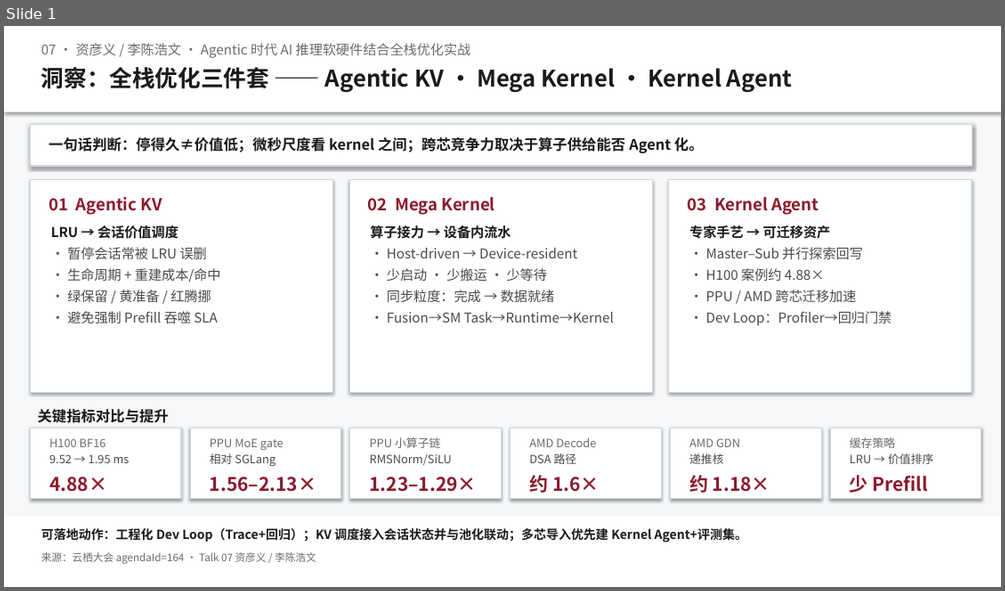
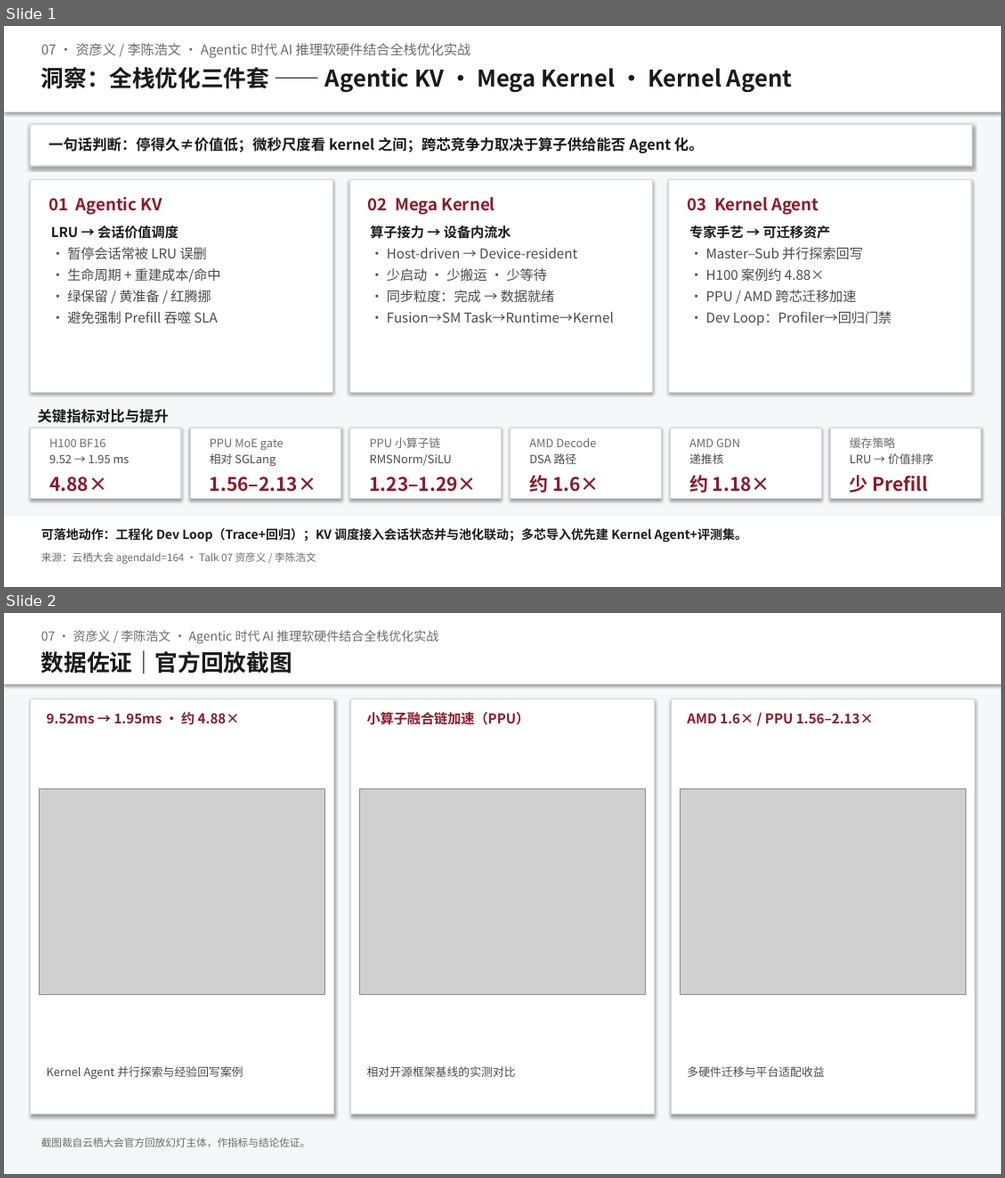
Before and after one commit to Annie-Summer/Kthena, a slide deck: yunqi-2026-cipu-forum/docs/洞察一页-07-AI推理全栈优化实战.pptx. Shown one above the other, each under a label of ours: slide 1 before the commit, slides 1 and 2 after it. The pictures are 1005x591 and 1005x1178 pixels, drawn with LibreOffice and Linux fonts; fonts in the diff are those of the drawing; grey boxes stand for pictures. Boxes give left, top, right and bottom in pixels: in the first picture for what was removed or moved away, otherwise in the second. Text is boxed around its words. In the diff, an @@ line names an element or a change of style, - is before the commit and + after.

```diff
--- a/yunqi-2026-cipu-forum/docs/洞察一页-07-AI推理全栈优化实战.pptx
+++ b/yunqi-2026-cipu-forum/docs/洞察一页-07-AI推理全栈优化实战.pptx
@@ slide 2 added at [4, 613, 1001, 1174], background #FFFFFF @@
@@ rectangle added at [4, 613, 1001, 1174], fill #F5F7F9 @@
@@ rectangle added at [4, 613, 1001, 684], fill #FFFFFF @@
@@ text added at [41, 630, 438, 644], 12 pt, text #6B6B6B @@
+07 · 资彦义 / 李陈浩文 · Agentic 时代 AI 推理软硬件结合全栈优化实战
@@ text added at [41, 650, 292, 674], 22 pt, text #1A1A1A, bold @@
+数据佐证｜官方回放截图
@@ rectangle added at [30, 699, 334, 1114], fill #FFFFFF, outline #D0D8DE 1 pt @@
@@ text added at [47, 712, 240, 725], 13 pt, text #8B1A2B, bold @@
+9.52ms → 1.95ms · 约 4.88×
@@ rectangle added at [350, 699, 654, 1114], fill #FFFFFF, outline #D0D8DE 1 pt @@
@@ text added at [367, 712, 530, 725], 13 pt, text #8B1A2B, bold @@
+小算子融合链加速（PPU）
@@ rectangle added at [671, 699, 975, 1114], fill #FFFFFF, outline #D0D8DE 1 pt @@
@@ text added at [687, 713, 874, 723], 13 pt, text #8B1A2B, bold @@
+AMD 1.6× / PPU 1.56–2.13×
@@ picture added at [39, 789, 324, 995] @@
@@ picture added at [359, 789, 645, 995] @@
@@ picture added at [680, 789, 966, 995] @@
@@ text added at [47, 1066, 243, 1078], 11 pt, text #4A4A4A @@
+Kernel Agent 并行探索与经验回写案例
@@ text added at [367, 1066, 516, 1077], 11 pt, text #4A4A4A @@
+相对开源框架基线的实测对比
@@ text added at [687, 1066, 824, 1077], 11 pt, text #4A4A4A @@
+多硬件迁移与平台适配收益
@@ text added at [41, 1137, 310, 1147], 10 pt, text #6B6B6B @@
+截图裁自云栖大会官方回放幻灯主体，作指标与结论佐证。
```
Also in this commit, not shown: 16 other files.
